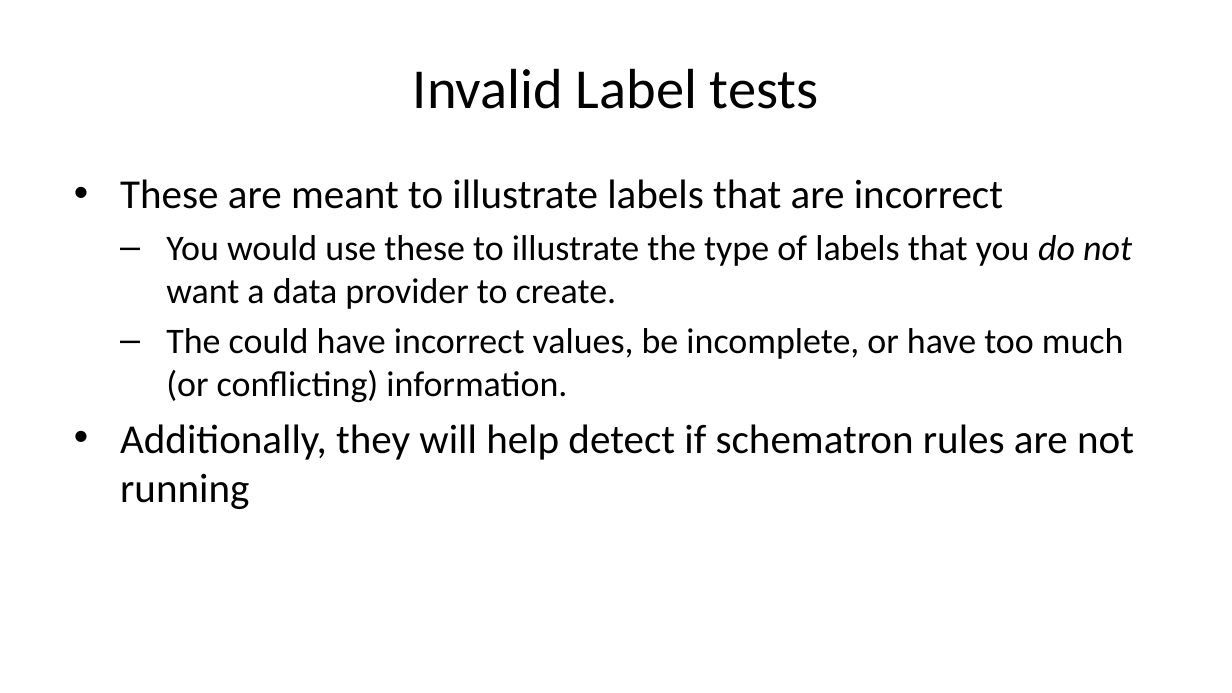
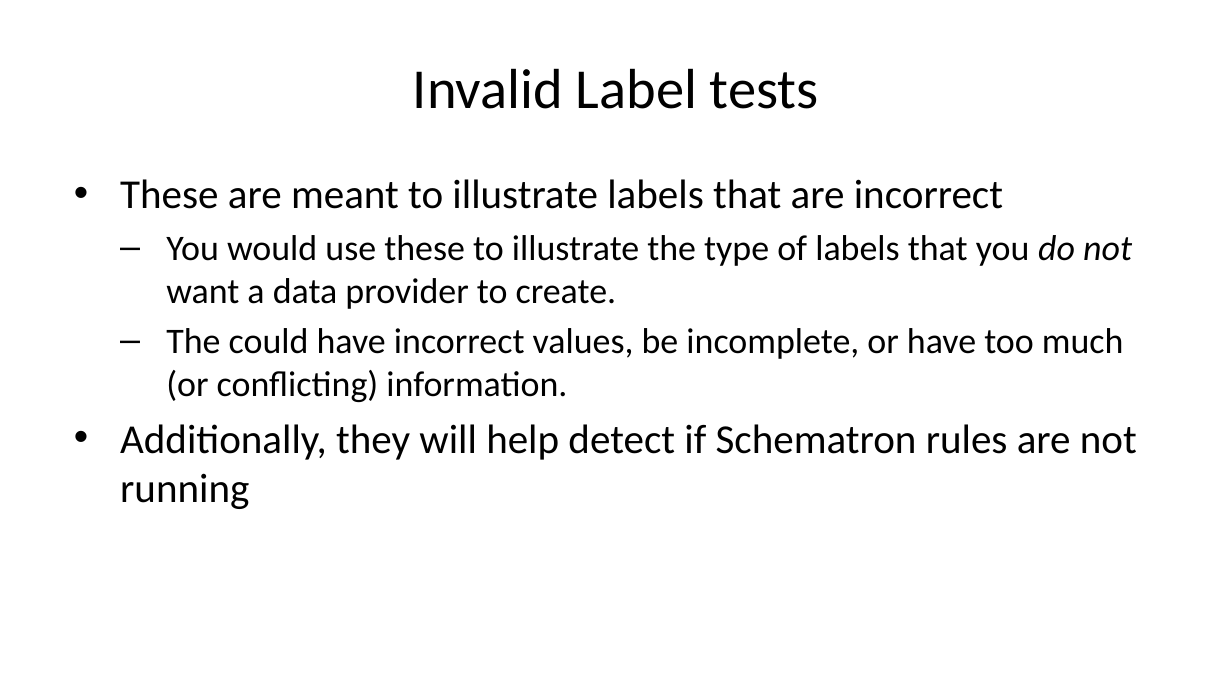
Before and after one commit to sbn-psi/dmsp, a slide deck: slide 8 of LDDTesting/stone-LDDTestingOverview.pptx. Drawn at 1232x693 pixels with LibreOffice and Linux fonts; fonts in the diff are those of the drawing. Boxes give left, top, right and bottom in pixels: in the first picture for what was removed or moved away, otherwise in the second. Text is boxed around its words. In the diff, an @@ line names an element or a change of style, - is before the commit and + after.

```diff
--- a/LDDTesting/stone-LDDTestingOverview.pptx
+++ b/LDDTesting/stone-LDDTestingOverview.pptx
@@ text at [120,424,1137,509]: text changed @@
-• Additionally, they will help detect if schematron rules are not running
+• Additionally, they will help detect if Schematron rules are not running
```
Also in this commit, not shown: 3 other slides changed, 5 other files.
